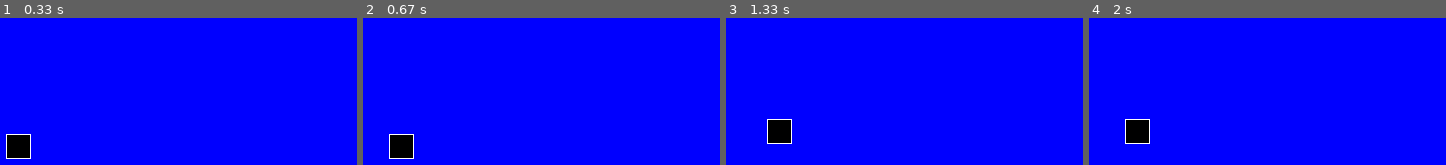
Above: before the commit, frames 1-4 (left to right).
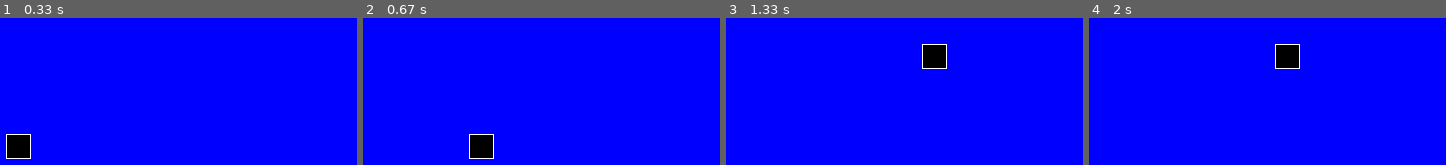
Above: after the commit, the same moments.

Repository: saegl5/myprojects
Game: pygame game, started from Codes/pygame_sprites_part_1.py
Two runs of this game, one before a commit and one after it. Both use one fixed random seed, a clock stepped at 60 frames per second and the inputs below.
Inputs:
- Up to frame 1 (0.33 s): no input
- Up to frame 2 (0.67 s): hold Right from 0.33 s (still down)
- Up to frame 3 (1.33 s): release Right at 0.8 s; hold Up 0.83-1.13 s; hold Right from 1.17 s (still down)
- Up to frame 4 (2 s): release Right at 1.63 s; hold Left from 1.67 s (still down)

Frame 1 is identical in both runs. In frame 2, 2.4% of the frame differs, in the area x 7-37%, y 78-96%; in frame 3, 2.4%; in frame 4, 2.4%.

Commit message:
backtracked slightly

Diff:
--- a/Codes/pygame_sprites_part_1.py
+++ b/Codes/pygame_sprites_part_1.py
@@ -18,7 +18,7 @@
 #### score = 0 # initialize score
 
 pygame.display.set_caption("QUESTABOX's Cool Game") # title, example
-pygame.key.set_repeat(100) # 100 millisecond delay between repeats, optional
+pygame.key.set_repeat(10) # 10 millisecond delay between repeats, optional
 
 # --- Functions/Classes
 # def draw_rect(display, x, y, W, H):
@@ -43,6 +43,8 @@
     #### sprites.add(block)
 
 player = Rectangle(WHITE, 25, 25) # creates a "player" sprite, don't need screen, will instead use it in drawing code, calling class, sans offsets
+player.rect.x = size[0]/2 # position sprite
+player.rect.y = size[1]/2
 sprites.add(player)
 
 while True: # keeps display open
@@ -53,20 +55,20 @@
         # --- Mouse/keyboard events
         elif action.type == pygame.KEYDOWN: # "elif" means else if
             if action.key == pygame.K_RIGHT: # note "action.key"
-                x_offset += 5 # "5" is optional
+                x_offset = 5 # "5" is optional
             elif action.key == pygame.K_LEFT:
-                x_offset -= 5
+                x_offset = -5
             elif action.key == pygame.K_DOWN:
-                y_offset += 5 # note "y_offset," and recall that y increases going downward
+                y_offset = 5 # note "y_offset," and recall that y increases going downward
             elif action.key == pygame.K_UP:
-                y_offset -= 5
+                y_offset = -5
         elif action.type == pygame.KEYUP:
-            x_offset += 0
-            y_offset += 0
+            x_offset = 0
+            y_offset = 0
         # -------------------------
     # --- Game logic
-    player.rect.x = size[0]/2+x_offset # position "player" sprite
-    player.rect.y = size[1]/2+y_offset
+    player.rect.x += x_offset # offset "player" sprite
+    player.rect.y += y_offset
     #### if player.rect.x < 0:
         #### player.rect.x = 0 # prevent center point from passing left edge
     #### elif player.rect.x > size[0]-40: # player block is larger
